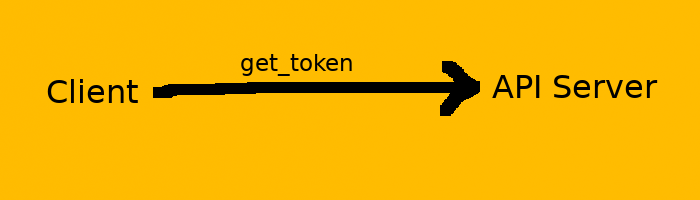
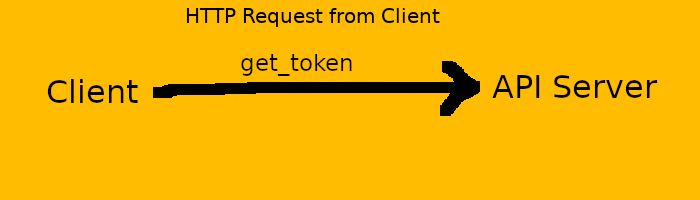
Two versions of the same layered image (700×200). Layer-by-layer changes:
renamed "Client" to "HTTP Request from Client", painted on it over (x1=47, y1=8, x2=440, y2=103)
removed layer "get_token" over (x1=241, y1=54, x2=352, y2=76)
removed layer "API Server" over (x1=492, y1=75, x2=658, y2=98)
renamed "Background" to "1.jpg", painted on it over (x1=0, y1=0, x2=700, y2=200)
